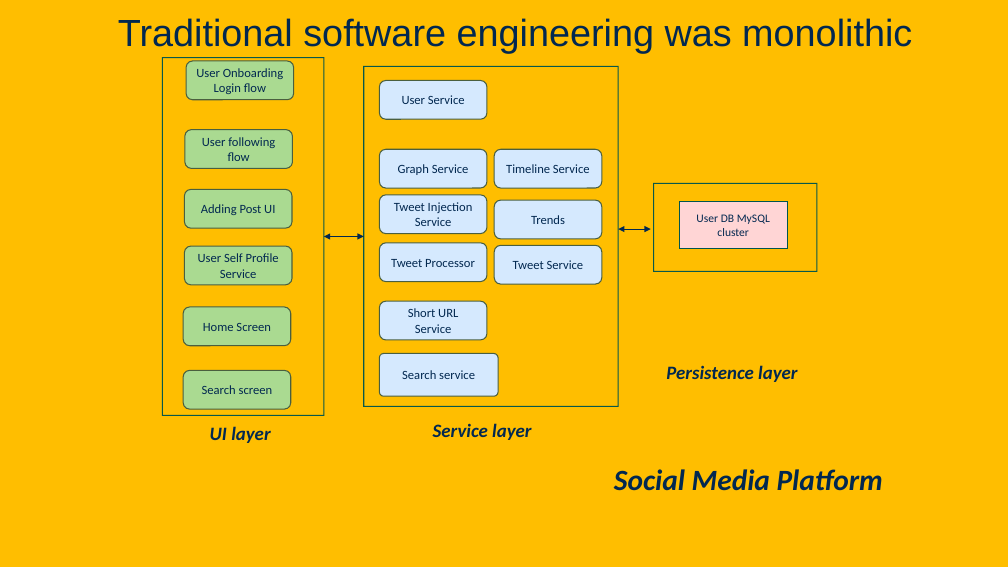
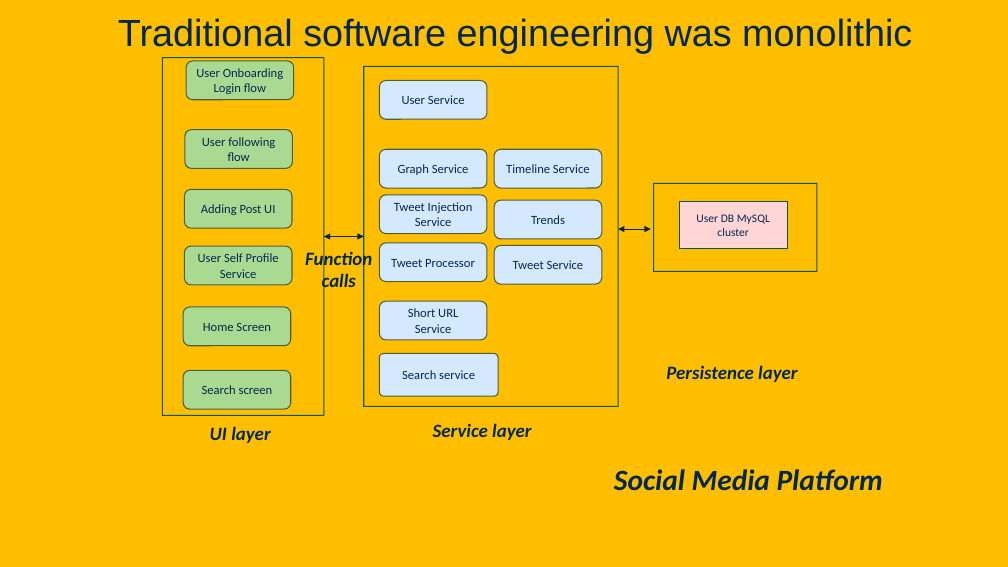
Before and after one commit to davsec-teaching/W26_ECS_160, a slide deck: slide 12 of slides/Intro.pptx. Drawn at 1008x567 pixels with LibreOffice and Linux fonts; fonts in the diff are those of the drawing; background and template pictures are left out. Boxes give left, top, right and bottom in pixels: in the first picture for what was removed or moved away, otherwise in the second. Text is boxed around its words. In the diff, an @@ line names an element or a change of style, - is before the commit and + after.

```diff
--- a/slides/Intro.pptx
+++ b/slides/Intro.pptx
@@ text added at bbox=[305, 249, 372, 293], 18 pt, text #022850, bold, italic @@
+Function calls
```
Also in this commit, not shown: 3 other slides changed, 1 slide added, 2 other files.
